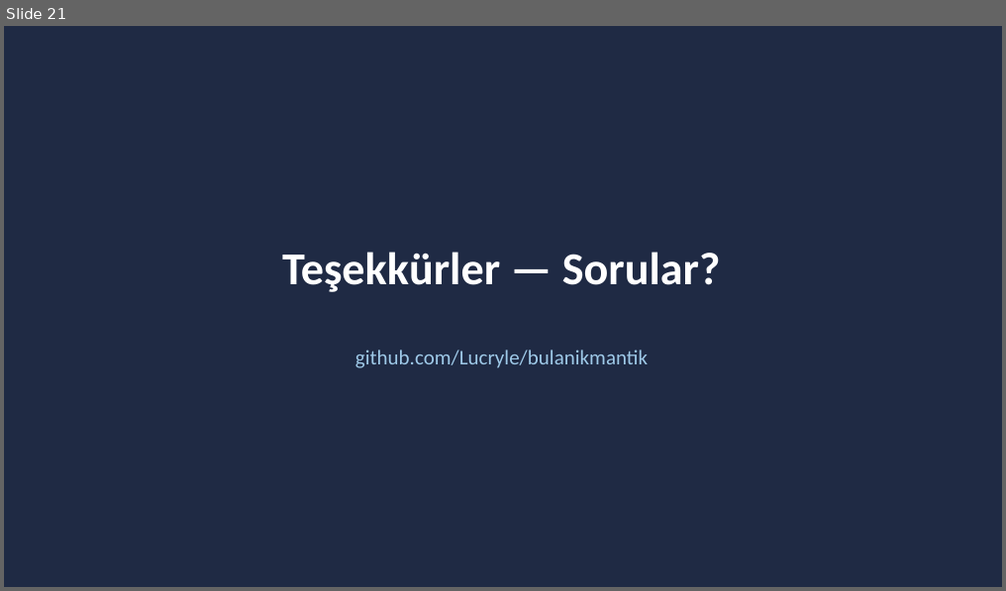
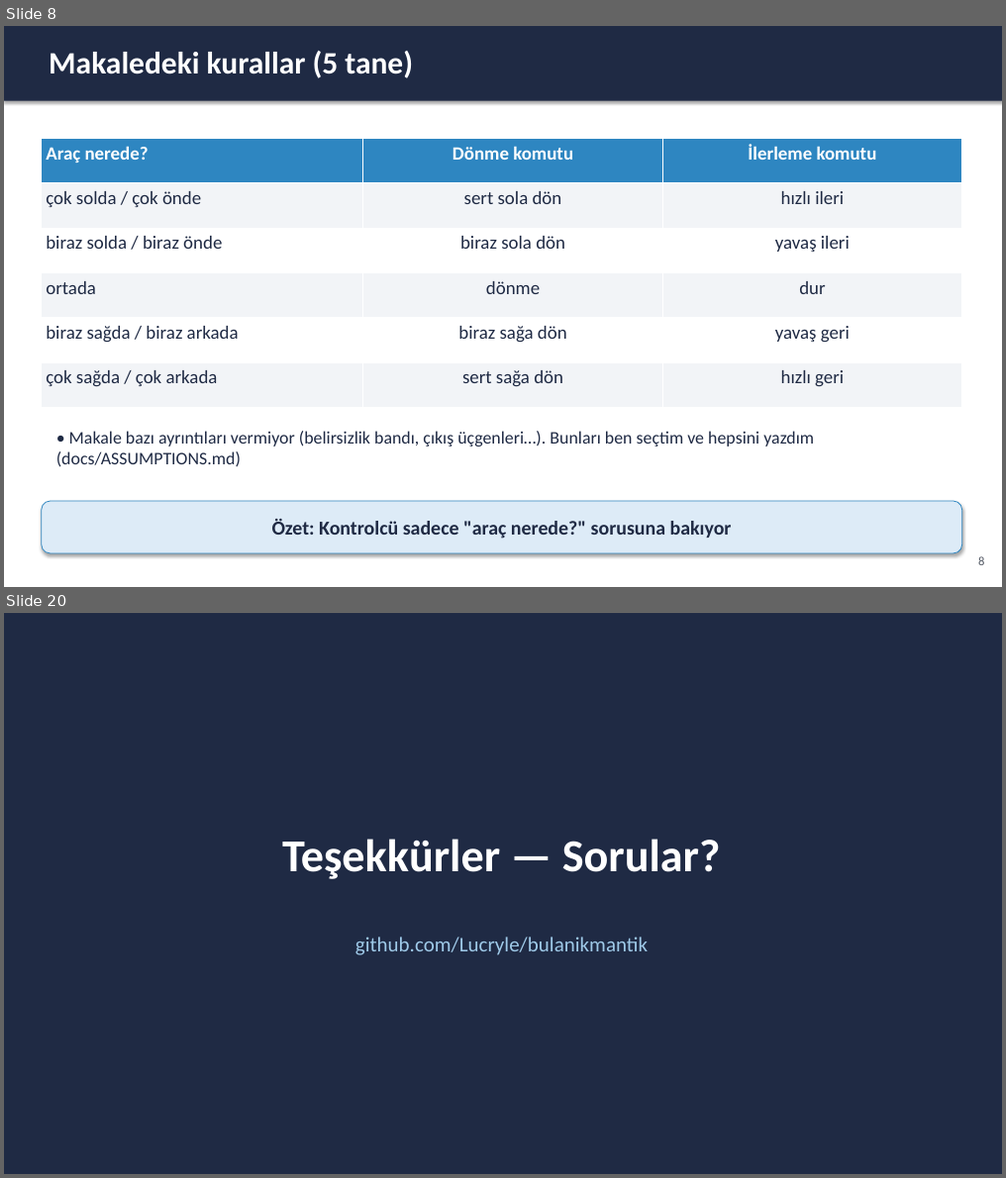
Before and after one commit to Lucryle/bulanikmantik, a slide deck: presentation/sunum.pptx. Shown one above the other, each under a label of ours: slide 21 before the commit, slides 8 and 20 after it; the slides between them are not shown. The pictures are 1006x591 and 1006x1178 pixels, drawn with LibreOffice and Linux fonts; fonts in the diff are those of the drawing. Boxes give left, top, right and bottom in pixels: in the first picture for what was removed or moved away, otherwise in the second. Text is boxed around its words. In the diff, an @@ line names an element or a change of style, - is before the commit and + after.

```diff
--- a/presentation/sunum.pptx
+++ b/presentation/sunum.pptx
@@ slide 8 added at bbox=[4, 26, 1002, 587], background #FFFFFF @@
@@ rectangle added at bbox=[4, 26, 1002, 101], fill #1F2A44 @@
@@ text added at bbox=[49, 51, 413, 78], 30 pt, text #FFFFFF, bold @@
+Makaledeki kurallar (5 tane)
@@ table added at bbox=[42, 138, 962, 408], 6 rows, 3 columns @@
+Araç nerede? | Dönme komutu | İlerleme komutu
+çok solda / çok önde | sert sola dön | hızlı ileri
+biraz solda / biraz önde | biraz sola dön | yavaş ileri
+ortada | dönme | dur
+biraz sağda / biraz arkada | biraz sağa dön | yavaş geri
+çok sağda / çok arkada | sert sağa dön | hızlı geri
@@ text added at bbox=[56, 431, 814, 468], 17 pt, text #1F2A44 @@
+• Makale bazı ayrıntıları vermiyor (belirsizlik bandı, çıkış üçgenleri…). Bunları ben seçtim ve hepsini yazdım (docs/ASSUMPTIONS.md)
@@ rounded rectangle added at bbox=[42, 501, 962, 554], fill #DDEBF7, outline #2E86C1 0.75 pt, 19 pt, text #1F2A44, bold @@
+Özet: Kontrolcü sadece "araç nerede?" sorusuna bakıyor
@@ text added at bbox=[978, 557, 984, 566], 12 pt, text #555B66 @@
+8
@@ what was slide 21 is now slide 20 @@
```
Also in this commit, not shown: 8 slides changed, 16 other slides added, 14 slides removed, 1 other file.
